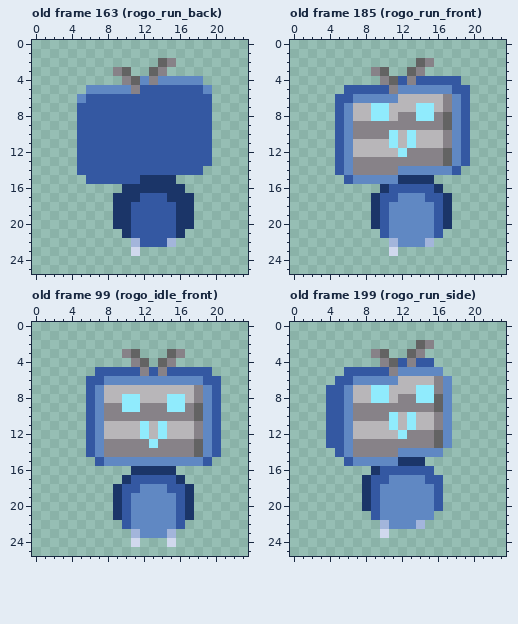
One commit to this pixel-art file: RawResources/Characters/Rogo/rogo.aseprite. The picture above was drawn from the file before the commit.
24x26 pixels, 306 frames. Colours within 5 levels of each other are drawn and written as one. Shown: old frame 163 (rogo_run_back), old frame 185 (rogo_run_front), old frame 99 (rogo_idle_front), old frame 199 (rogo_run_side). The commit also changed other frames, which this record leaves out.
Now the later version:
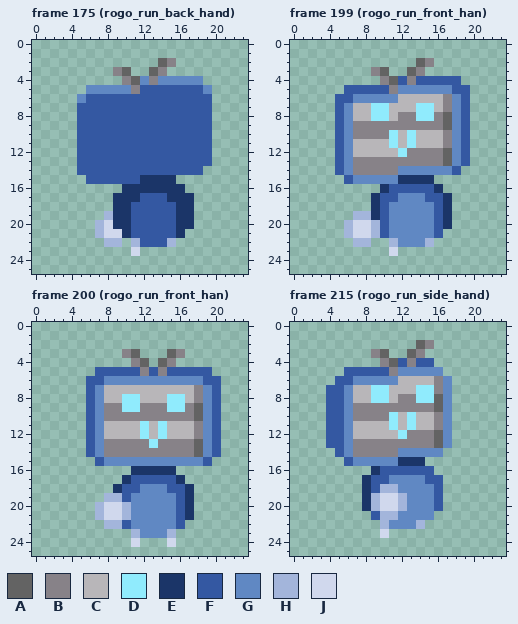
Palette (. is transparent): A #636363  B #878288  C #b8b6b9  D #90ebfd  E #1b3568  F #3458a2  G #6088c3  H #a3b5db  J #d0d8ed
A new or re-ordered frame is compared with the old frame closest to it.
Commit: Add remaining character sprites and animations for Rogo
The exact change:
frames 306 -> 347
layer "hands" added
Changed rows in their new state; - is an unchanged pixel.
Frame 175 (rogo_run_back_hand) is new; against old frame 163 (rogo_run_back), layer "hands":
first column x 7:
19 -H-
20 HJ-
21 HJJ
22 -HH
Frame 199 (rogo_run_front_han) is new; against old frame 185 (rogo_run_front), layer "hands":
first column x 6:
19 -HH-
20 HJJH
21 HJJH
22 -HH-
Frame 200 (rogo_run_front_han) is new; against old frame 99 (rogo_idle_front), layer "hands":
first column x 7:
19 -HH-
20 HJJH
21 HJJH
22 -HH-
Frame 215 (rogo_run_side_hand) is new; against old frame 199 (rogo_run_side), layer "hands":
first column x 9:
18 -HH-
19 HJJH
20 HJJH
21 -HH-
Where, in picture pixels (left, top, right, bottom), the same in both pictures:
added: (95, 211, 122, 247)
changed: (344, 211, 380, 247)
changed: (95, 493, 131, 529)
changed: (371, 484, 407, 520)
